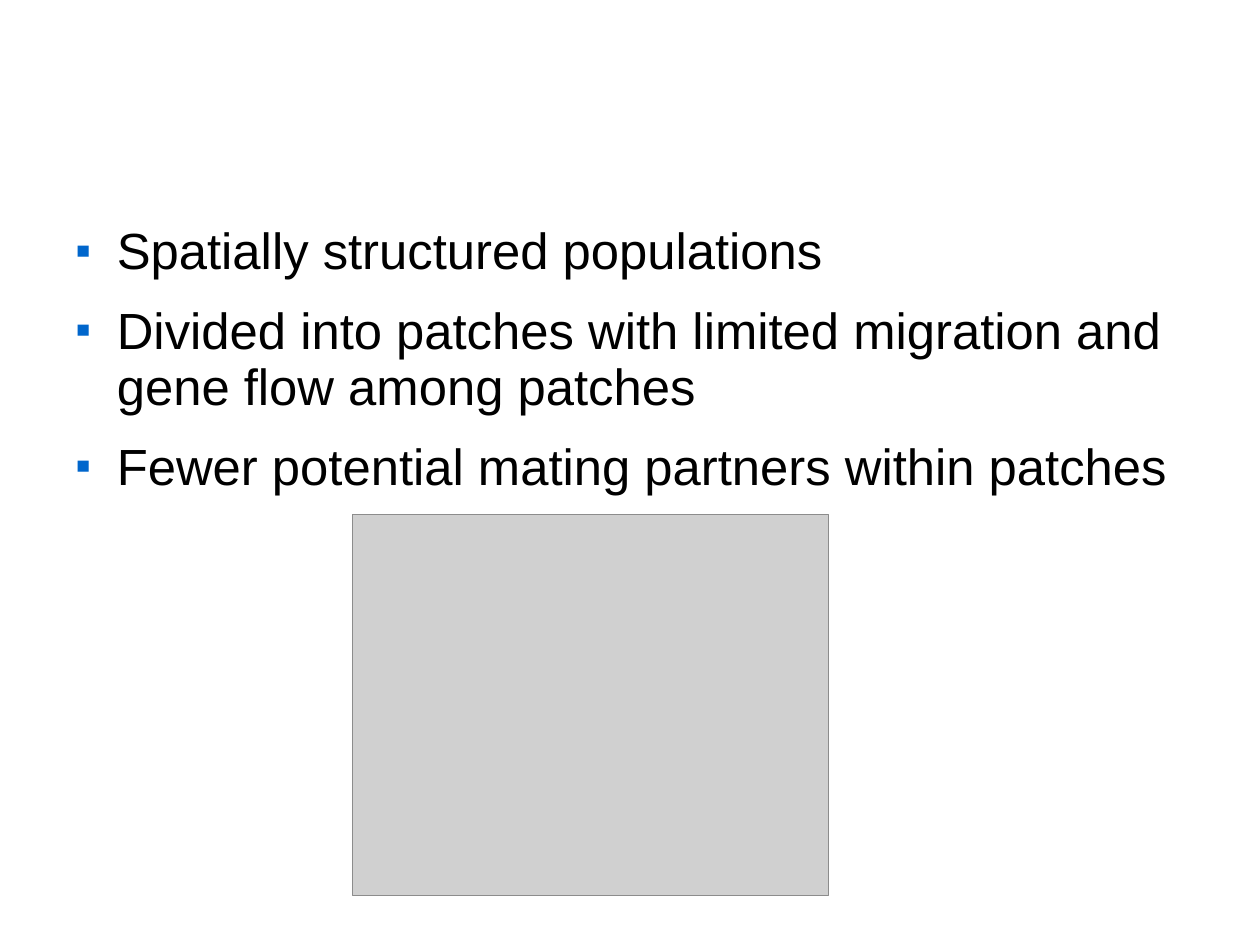
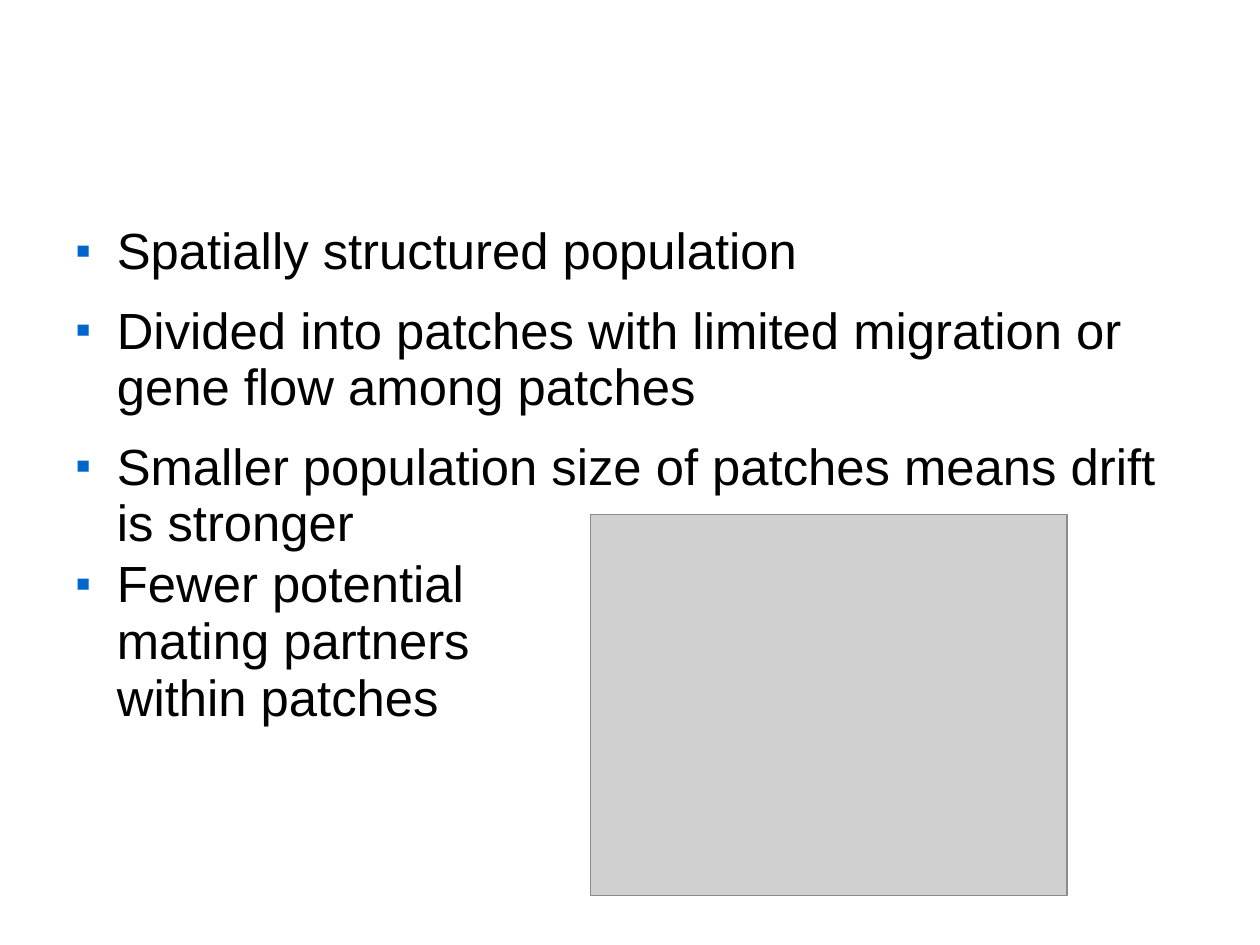
Before and after one commit to maugat1/quantiNEMO_Taylor2010, a slide deck: slide 2 of pres/pres2/pres2.odp. Drawn at 1260x945 pixels with LibreOffice and Linux fonts; fonts in the diff are those of the drawing; grey boxes stand for pictures; background and template pictures are left out. Boxes give left, top, right and bottom in pixels: in the first picture for what was removed or moved away, otherwise in the second. Text is boxed around its words. In the diff, an @@ line names an element or a change of style, - is before the commit and + after.

```diff
--- a/pres/pres2/pres2.odp
+++ b/pres/pres2/pres2.odp
@@ text at [117, 232, 1156, 552]: text changed @@
-■ Spatially structured populations
-■ Divided into patches with limited migration and gene flow among patches
-■ Fewer potential mating partners within patches
+■ Spatially structured population
+■ Divided into patches with limited migration or gene flow among patches
+■ Smaller population size of patches means drift is stronger
@@ picture: place and size @@
-picture at [352, 515, 829, 895]
+picture at [591, 515, 1068, 895]
@@ text added at [117, 565, 469, 726], 32 pt, text #000000 @@
+■ Fewer potential mating partners within patches
@@ page number removed at [903, 861, 1197, 926] @@
-2
```
Also in this commit, not shown: 10 other slides changed, 4 slides added, 7 slides removed, 7 other files.
